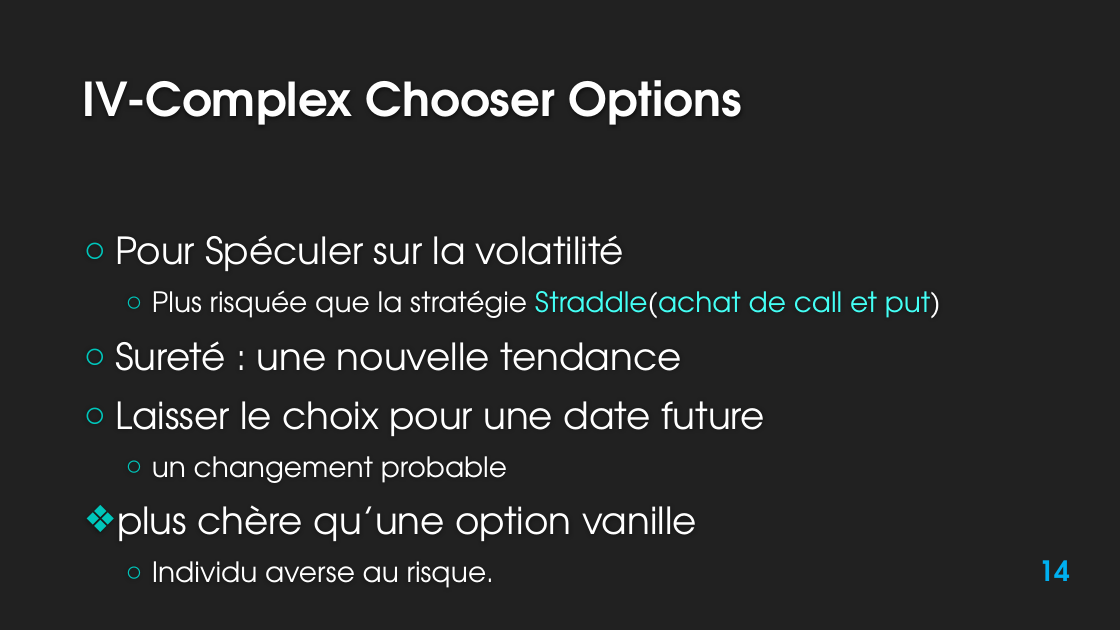
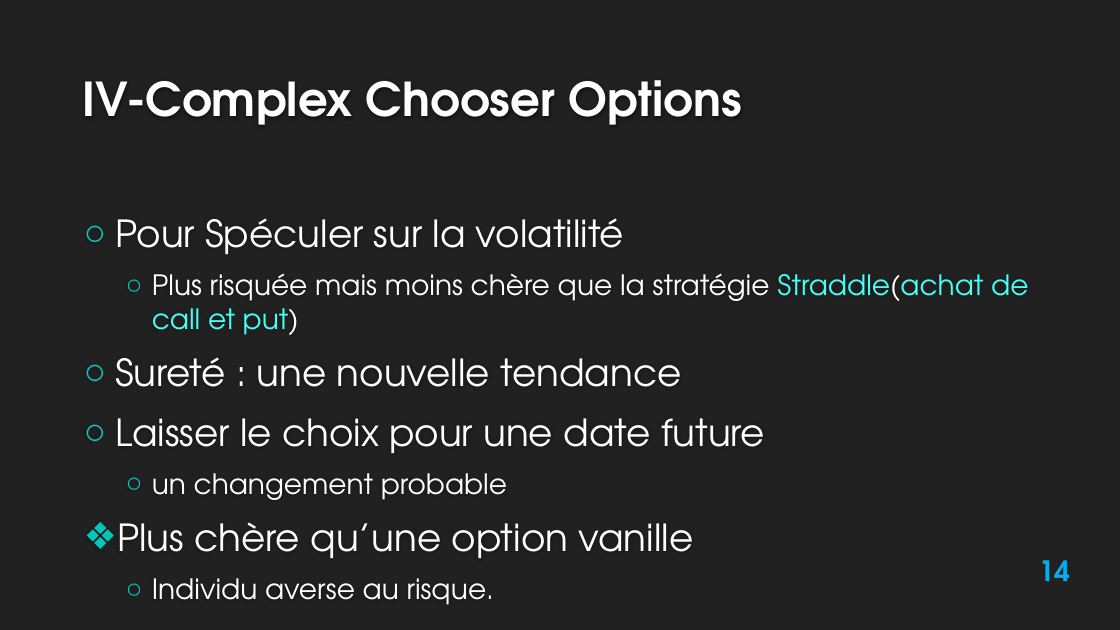
Before and after one commit to Ayadi07/Quantlib, a slide deck: slide 14 of report and presentation/QuantLib1.3 16-01-2014-modified version.pptx. Drawn at 1120x630 pixels with LibreOffice and Linux fonts; fonts in the diff are those of the drawing; background and template pictures are left out. Boxes give left, top, right and bottom in pixels: in the first picture for what was removed or moved away, otherwise in the second. Text is boxed around its words. In the diff, an @@ line names an element or a change of style, - is before the commit and + after.

```diff
--- a/report and presentation/QuantLib1.3 16-01-2014-modified version.pptx
+++ b/report and presentation/QuantLib1.3 16-01-2014-modified version.pptx
@@ text at box(152, 273, 1028, 335): text changed @@
-  ○ Plus risquée que la stratégie Straddle(achat de call et put)
+  ○ Plus risquée mais moins chère que la stratégie Straddle(achat de call et put)
@@ text at box(117, 522, 694, 558): text changed @@
-❖ plus chère qu’une option vanille
+❖ Plus chère qu’une option vanille
```
Also in this commit, not shown: 3 other slides changed.
